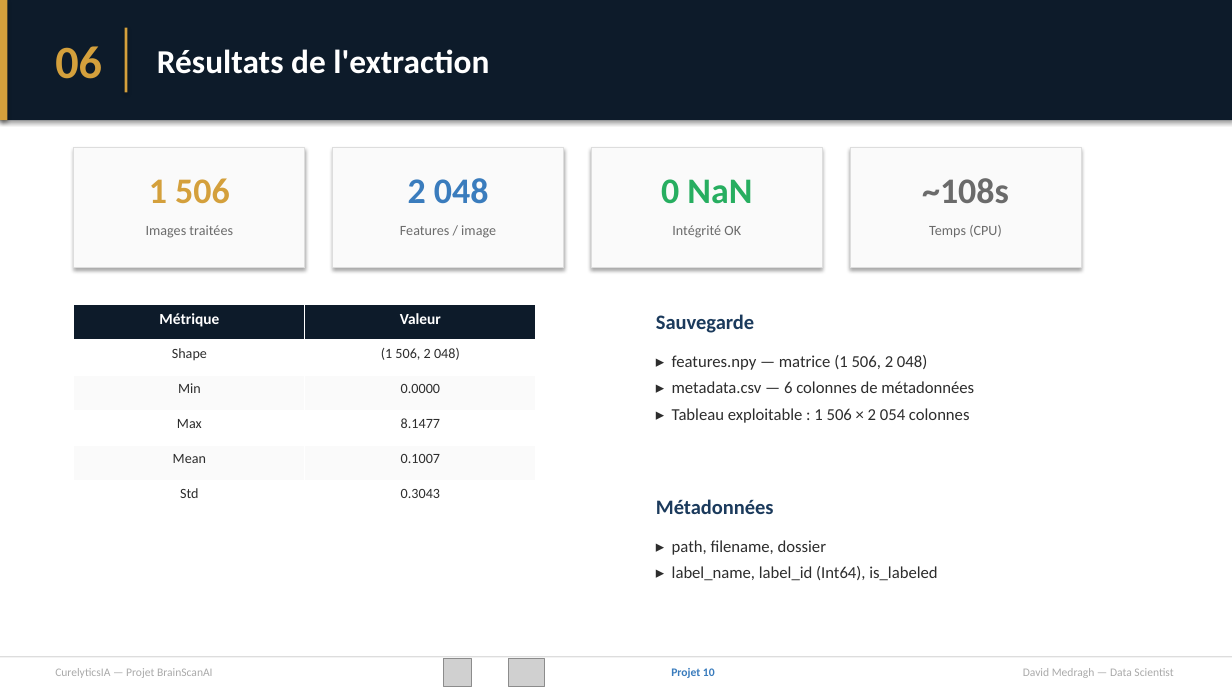
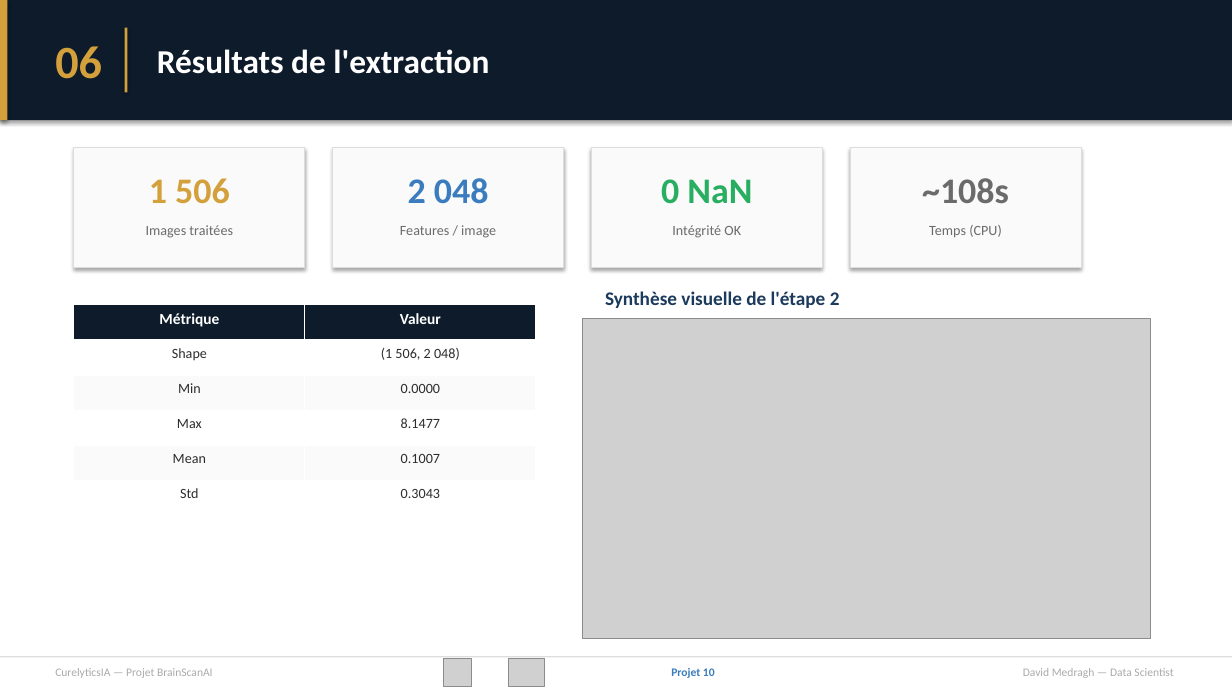
Before and after one commit to davidmedragh/projet10, a slide deck: slide 10 of livrables/projet10_presentation.pptx. Drawn at 1232x693 pixels with LibreOffice and Linux fonts; fonts in the diff are those of the drawing; grey boxes stand for pictures. Boxes give left, top, right and bottom in pixels: in the first picture for what was removed or moved away, otherwise in the second. Text is boxed around its words. In the diff, an @@ line names an element or a change of style, - is before the commit and + after.

```diff
--- a/livrables/projet10_presentation.pptx
+++ b/livrables/projet10_presentation.pptx
@@ text at [605, 291, 840, 308]: text changed; size 13 to 15 pt; text colour #2D2D2D to #1B3A5C; bold on @@
-Sauvegarde
-▸ features.npy — matrice (1 506, 2 048)
-▸ metadata.csv — 6 colonnes de métadonnées
-▸ Tableau exploitable : 1 506 × 2 054 colonnes
+Synthèse visuelle de l'étape 2
@@ picture added at [582, 319, 1151, 639] @@
@@ text removed at [656, 499, 937, 581] @@
-Métadonnées
-▸ path, filename, dossier
-▸ label_name, label_id (Int64), is_labeled
```
Also in this commit, not shown: 2 other slides changed, 28 other files.
